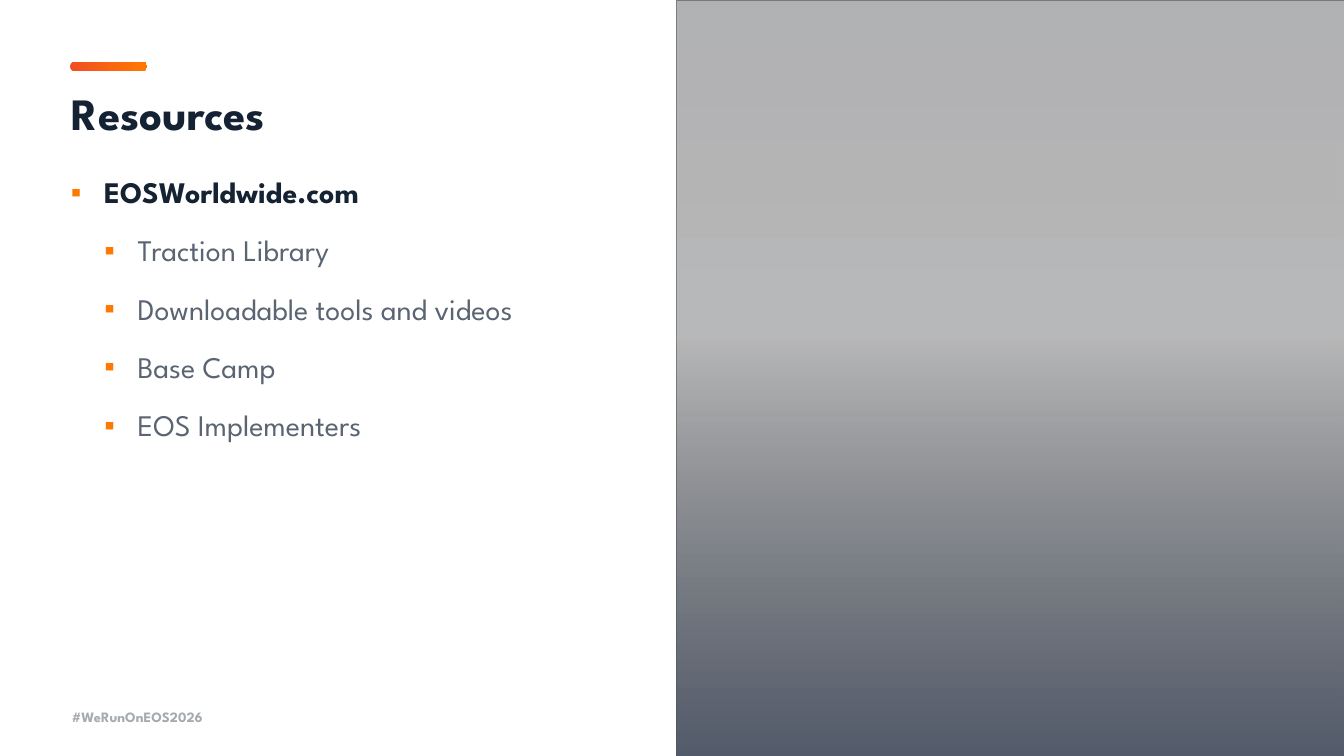
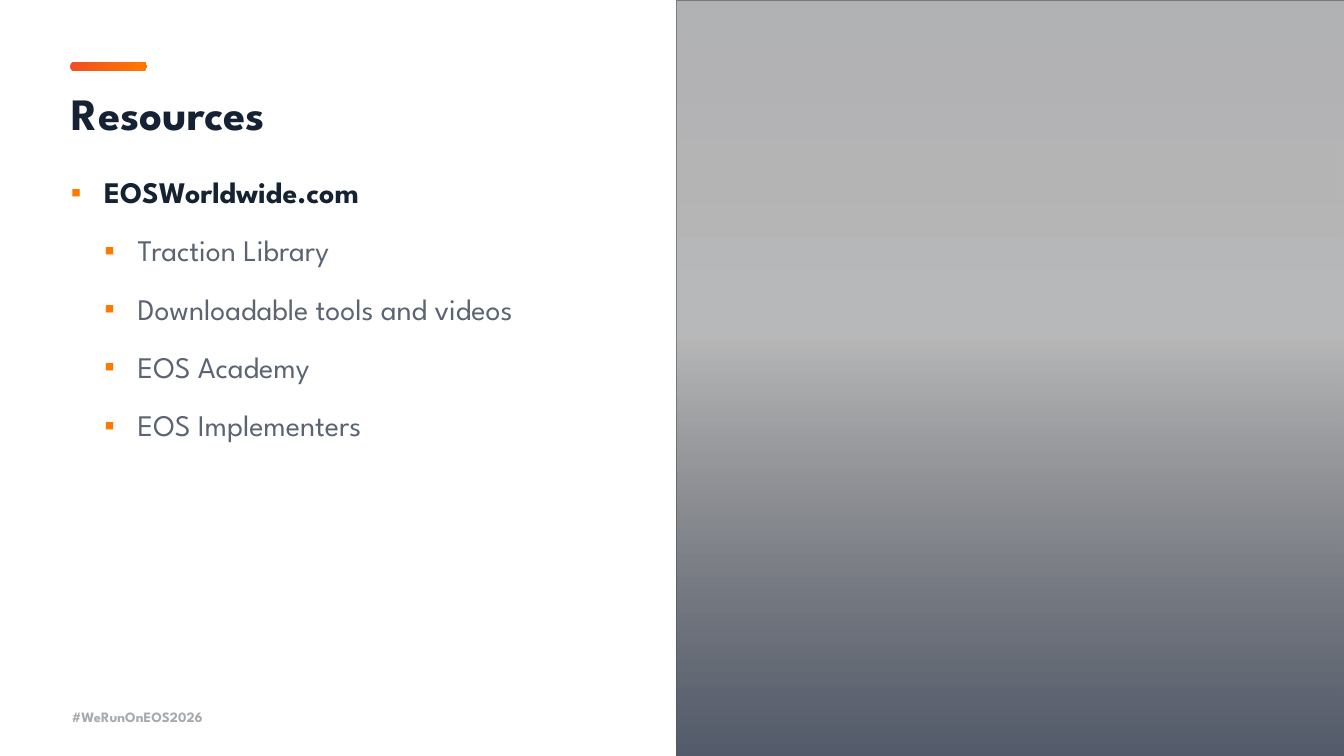
Before and after one commit to TicoRicoRay/wroe-dallas-2026, a slide deck: slide 63 of deliverables/speaker-decks/Ann_Sheu_Get_A_Grip.pptx. Drawn at 1344x756 pixels with LibreOffice and Linux fonts; fonts in the diff are those of the drawing; grey boxes stand for pictures. Boxes give left, top, right and bottom in pixels: in the first picture for what was removed or moved away, otherwise in the second. Text is boxed around its words. In the diff, an @@ line names an element or a change of style, - is before the commit and + after.

```diff
--- a/deliverables/speaker-decks/Ann_Sheu_Get_A_Grip.pptx
+++ b/deliverables/speaker-decks/Ann_Sheu_Get_A_Grip.pptx
@@ text at (138, 357, 310, 384): text changed @@
-  ▪ Base Camp
+  ▪ EOS Academy
```
Also in this commit, not shown: 5 other slides changed.
